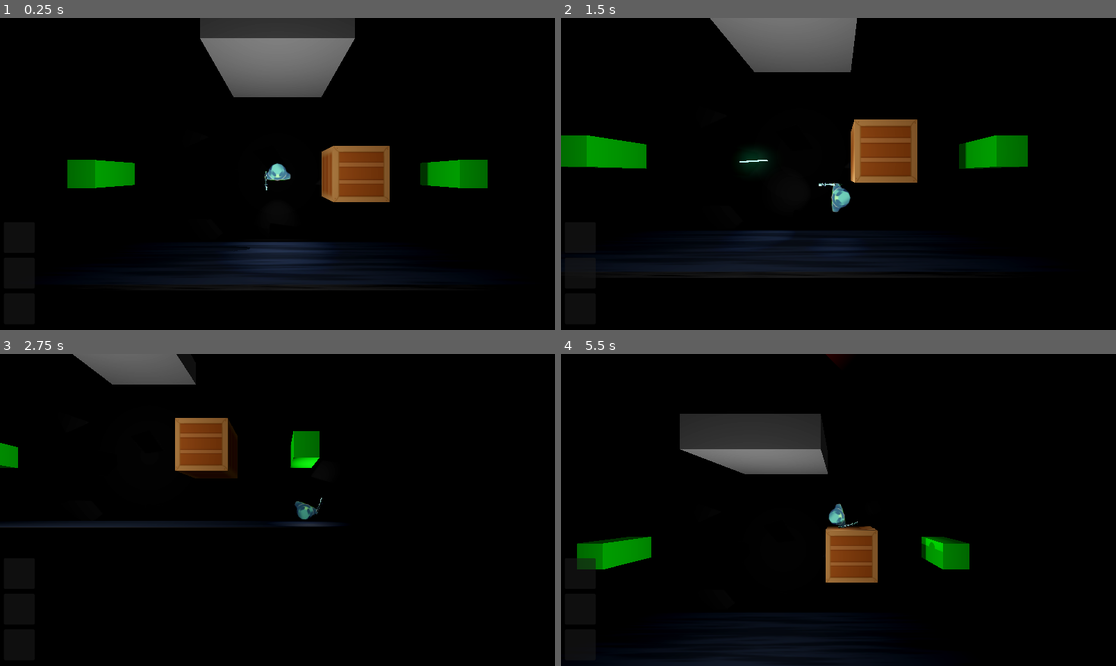
Above: before the commit, frames 1-4 (two rows, left to right).
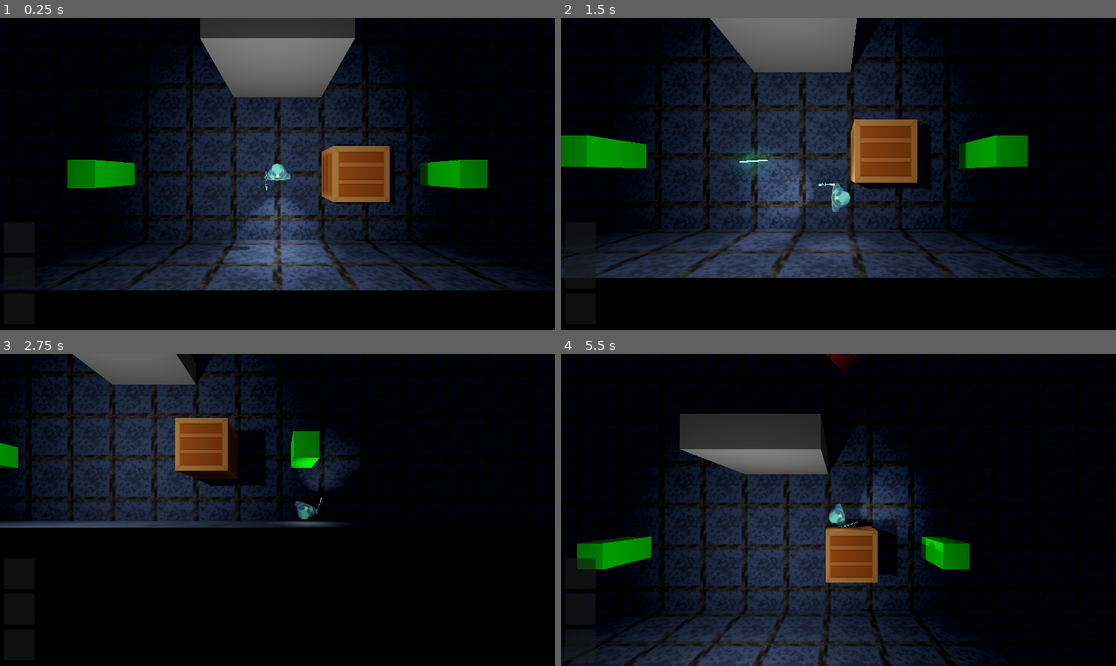
Above: after the commit, the same moments.

Repository: Evanator05/albertagamejam2023
Game: Godot game, scene res://Scenes/Level.tscn
The game is run twice, just before and just after one commit, with the same random seed, the same clock (stepped at 60 frames per second) and the same inputs. The engine's default icon, where the game draws it, is replaced by a stand-in: a white triangle on a blue panel in a dark square.
Inputs (mouse positions are in pixels of both pictures, inside the frame that each line leads up to):
- Up to frame 1 (0.25 s): no input
- Up to frame 2 (1.5 s): move the mouse to (960, 158) at 0.52 s; hold D (moveRight) 0.53-1.28 s; tap E (interact) at 0.6 s; move the mouse to (727, 189) at 1.27 s; hold S (moveDown) from 1.28 s (still down); click (727, 189) at 1.35 s
- Up to frame 3 (2.75 s): move the mouse to (333, 441) at 2.02 s; release S (moveDown) at 2.03 s; hold D (moveRight) from 2.03 s (still down); tap E (interact) at 2.1 s
- Up to frame 4 (5.5 s): move the mouse to (810, 572) at 2.77 s; release D (moveRight) at 2.78 s; hold W (moveUp) 2.78-3.53 s; click (810, 572) at 2.85 s; move the mouse to (1005, 556) at 3.52 s; hold A (moveLeft) 3.53-5.03 s; tap E (interact) at 3.6, 5.1 s; move the mouse to (672, 463) at 4.27 s; click (672, 463) at 4.35 s; move the mouse to (866, 510) at 5.02 s; hold S (moveDown) from 5.03 s (still down)

The runs differ from the first frame. In frame 1, 27% of the frame differs, in the area x 0-100%, y 8-88%; in frame 2, 31%, in the area x 0-100%, y 0-84%; in frame 3, 17%; in frame 4, 24%.

Commit message:
finally

Diff:
--- a/Scenes/Level 2.tscn
+++ b/Scenes/Level 2.tscn
@@ -1,7 +1,6 @@
-[gd_scene load_steps=11 format=3 uid="uid://b4wt6ch0fhyvh"]
+[gd_scene load_steps=10 format=3 uid="uid://b4wt6ch0fhyvh"]
 
 [ext_resource type="PackedScene" uid="uid://dpikd35h2mjce" path="res://Objects/Player.tscn" id="1_aeu2q"]
-[ext_resource type="Material" uid="uid://dh40gfqmsavuk" path="res://Materials/map.material" id="1_n0tc3"]
 [ext_resource type="PackedScene" uid="uid://dj7iccj4gx0yh" path="res://Objects/Buttons/MultiButton.tscn" id="2_alxov"]
 [ext_resource type="PackedScene" uid="uid://c1rkum0jnbvdo" path="res://Objects/Door.tscn" id="2_c024h"]
 [ext_resource type="PackedScene" uid="uid://b5jhlu5cuucef" path="res://Objects/Button.tscn" id="3_8dvch"]
@@ -21,7 +20,6 @@
 navigation_mesh = SubResource("NavigationMesh_ejvsc")
 
 [node name="CSGCombiner3D" type="CSGCombiner3D" parent="NavigationRegion3D"]
-material_override = ExtResource("1_n0tc3")
 use_collision = true
 
 [node name="CSGBox3D" type="CSGBox3D" parent="NavigationRegion3D/CSGCombiner3D"]
--- a/Scenes/Level 4.tscn
+++ b/Scenes/Level 4.tscn
@@ -1,7 +1,6 @@
-[gd_scene load_steps=9 format=3 uid="uid://bi66hobgyprrm"]
+[gd_scene load_steps=8 format=3 uid="uid://bi66hobgyprrm"]
 
 [ext_resource type="PackedScene" uid="uid://c1rkum0jnbvdo" path="res://Objects/Door.tscn" id="1_0ef3s"]
-[ext_resource type="Material" uid="uid://dh40gfqmsavuk" path="res://Materials/map.material" id="1_vcllc"]
 [ext_resource type="PackedScene" uid="uid://dj7iccj4gx0yh" path="res://Objects/Buttons/MultiButton.tscn" id="2_5unpc"]
 [ext_resource type="PackedScene" uid="uid://b5jhlu5cuucef" path="res://Objects/Button.tscn" id="3_b5cxu"]
 [ext_resource type="PackedScene" uid="uid://dpikd35h2mjce" path="res://Objects/Player.tscn" id="4_3o4sd"]
@@ -19,7 +18,6 @@
 navigation_mesh = SubResource("NavigationMesh_jp448")
 
 [node name="CSGCombiner3D" type="CSGCombiner3D" parent="NavigationRegion3D"]
-material_override = ExtResource("1_vcllc")
 use_collision = true
 
 [node name="CSGBox3D" type="CSGBox3D" parent="NavigationRegion3D/CSGCombiner3D"]
@@ -131,6 +129,51 @@
 transform = Transform3D(-5.96046e-08, 0, -1, 0, 1, 0, 1, 0, -5.96046e-08, -8, 0, 10)
 flip_faces = true
 size = Vector3(6, 4, 4)
+
+[node name="OmniLight3D" type="OmniLight3D" parent="NavigationRegion3D"]
+transform = Transform3D(1, 0, 0, 0, 1, 0, 0, 0, 1, 3, 0, 4)
+
+[node name="OmniLight3D2" type="OmniLight3D" parent="NavigationRegion3D"]
+transform = Transform3D(1, 0, 0, 0, 1, 0, 0, 0, 1, -12, 0, 4)
+
+[node name="OmniLight3D3" type="OmniLight3D" parent="NavigationRegion3D"]
+transform = Transform3D(1, 0, 0, 0, 1, 0, 0, 0, 1, -8, 0, 15)
+
+[node name="OmniLight3D4" type="OmniLight3D" parent="NavigationRegion3D"]
+transform = Transform3D(1, 0, 0, 0, 1, 0, 0, 0, 1, -5, 0, -5)
+
+[node name="OmniLight3D5" type="OmniLight3D" parent="NavigationRegion3D"]
+transform = Transform3D(1, 0, 0, 0, 1, 0, 0, 0, 1, -5, 0, -17)
+
+[node name="OmniLight3D7" type="OmniLight3D" parent="NavigationRegion3D"]
+transform = Transform3D(1, 0, 0, 0, 1, 0, 0, 0, 1, 2, 0, -11)
+
+[node name="OmniLight3D8" type="OmniLight3D" parent="NavigationRegion3D"]
+transform = Transform3D(1, 0, 0, 0, 1, 0, 0, 0, 1, 8, 0, -11)
+
+[node name="OmniLight3D9" type="OmniLight3D" parent="NavigationRegion3D"]
+transform = Transform3D(1, 0, 0, 0, 1, 0, 0, 0, 1, 13, 0, -11)
+
+[node name="OmniLight3D10" type="OmniLight3D" parent="NavigationRegion3D"]
+transform = Transform3D(1, 0, 0, 0, 1, 0, 0, 0, 1, 13, 0, -29)
+
+[node name="OmniLight3D11" type="OmniLight3D" parent="NavigationRegion3D"]
+transform = Transform3D(1, 0, 0, 0, 1, 0, 0, 0, 1, 6, 0, -29)
+
+[node name="OmniLight3D12" type="OmniLight3D" parent="NavigationRegion3D"]
+transform = Transform3D(1, 0, 0, 0, 1, 0, 0, 0, 1, 6, 0, -36)
+
+[node name="OmniLight3D13" type="OmniLight3D" parent="NavigationRegion3D"]
+transform = Transform3D(1, 0, 0, 0, 1, 0, 0, 0, 1, -6, 0, -28)
+
+[node name="OmniLight3D14" type="OmniLight3D" parent="NavigationRegion3D"]
+transform = Transform3D(1, 0, 0, 0, 1, 0, 0, 0, 1, -12, 0, -35)
+
+[node name="OmniLight3D15" type="OmniLight3D" parent="NavigationRegion3D"]
+transform = Transform3D(1, 0, 0, 0, 1, 0, 0, 0, 1, -12, 0, -35)
+
+[node name="OmniLight3D6" type="OmniLight3D" parent="NavigationRegion3D"]
+transform = Transform3D(1, 0, 0, 0, 1, 0, 0, 0, 1, -13, 0, -11)
 
 [node name="door" parent="." node_paths=PackedStringArray("listenFor") instance=ExtResource("1_0ef3s")]
 transform = Transform3D(1, 0, 0, 0, 1, 0, 0, 0, 1, -8, -2, 8)
--- /dev/null
+++ b/Scenes/Level 5.tscn
@@ -0,0 +1,373 @@
+[gd_scene load_steps=7 format=3 uid="uid://20vphdu1xj88"]
+
+[ext_resource type="PackedScene" uid="uid://c1rkum0jnbvdo" path="res://Objects/Door.tscn" id="1_2baco"]
+[ext_resource type="PackedScene" uid="uid://dj7iccj4gx0yh" path="res://Objects/Buttons/MultiButton.tscn" id="2_d742s"]
+[ext_resource type="PackedScene" uid="uid://b5jhlu5cuucef" path="res://Objects/Button.tscn" id="3_nppyv"]
+[ext_resource type="PackedScene" uid="uid://dpikd35h2mjce" path="res://Objects/Player.tscn" id="4_p0aaj"]
+[ext_resource type="PackedScene" uid="uid://ccoersjsjhk7s" path="res://Objects/Camera.tscn" id="5_ixshm"]
+
+[sub_resource type="NavigationMesh" id="NavigationMesh_ieqe6"]
+agent_radius = 1.0
+
+[node name="Level 5" type="Node3D"]
+
+[node name="NavigationRegion3D" type="NavigationRegion3D" parent="."]
+navigation_mesh = SubResource("NavigationMesh_ieqe6")
+
+[node name="CSGCombiner3D" type="CSGCombiner3D" parent="NavigationRegion3D"]
+use_collision = true
+
+[node name="CSGBox3D" type="CSGBox3D" parent="NavigationRegion3D/CSGCombiner3D"]
+transform = Transform3D(1, 0, 0, 0, 1, 0, 0, 0, 1, -18, 0, 0)
+flip_faces = true
+size = Vector3(4, 4, 6)
+
+[node name="CSGBox3D2" type="CSGBox3D" parent="NavigationRegion3D/CSGCombiner3D"]
+transform = Transform3D(-4.37114e-08, 0, -1, 0, 1, 0, 1, 0, -4.37114e-08, -21, 0, 5)
+flip_faces = true
+size = Vector3(4, 4, 10)
+
+[node name="CSGBox3D4" type="CSGBox3D" parent="NavigationRegion3D/CSGCombiner3D"]
+transform = Transform3D(-4.37114e-08, 0, -1, 0, 1, 0, 1, 0, -4.37114e-08, 2.46288, 0, 27)
+flip_faces = true
+size = Vector3(4, 4, 49.1436)
+
+[node name="CSGBox3D7" type="CSGBox3D" parent="NavigationRegion3D/CSGCombiner3D"]
+transform = Transform3D(-4.37114e-08, 0, -1, 0, 1, 0, 1, 0, -4.37114e-08, 34, 0, 19)
+flip_faces = true
+size = Vector3(4, 4, 10)
+
+[node name="CSGBox3D3" type="CSGBox3D" parent="NavigationRegion3D/CSGCombiner3D"]
+transform = Transform3D(-1, 0, 8.74228e-08, 0, 1, 0, -8.74228e-08, 0, -1, -24, 0, 18)
+flip_faces = true
+size = Vector3(4, 4, 22)
+
+[node name="CSGBox3D5" type="CSGBox3D" parent="NavigationRegion3D/CSGCombiner3D"]
+transform = Transform3D(-1, 0, 8.74228e-08, 0, 1, 0, -8.74228e-08, 0, -1, 27, 0, 23)
+flip_faces = true
+size = Vector3(4, 4, 12)
+
+[node name="CSGBox3D21" type="CSGBox3D" parent="NavigationRegion3D/CSGCombiner3D"]
+transform = Transform3D(-1, 0, 8.74228e-08, 0, 1, 0, -8.74228e-08, 0, -1, 23, 0, 7)
+flip_faces = true
+size = Vector3(4, 4, 12)
+
+[node name="CSGBox3D20" type="CSGBox3D" parent="NavigationRegion3D/CSGCombiner3D"]
+transform = Transform3D(-1, 0, 8.74228e-08, 0, 1, 0, -8.74228e-08, 0, -1, 15, 0, 18)
+flip_faces = true
+size = Vector3(4, 4, 8)
+
+[node name="CSGBox3D23" type="CSGBox3D" parent="NavigationRegion3D/CSGCombiner3D"]
+transform = Transform3D(-1, 0, 8.74228e-08, 0, 1, 0, -8.74228e-08, 0, -1, 15, 0, -7)
+flip_faces = true
+size = Vector3(4, 4, 8)
+
+[node name="CSGBox3D18" type="CSGBox3D" parent="NavigationRegion3D/CSGCombiner3D"]
+transform = Transform3D(1.31134e-07, 0, 1, 0, 1, 0, -1, 0, 1.31134e-07, 19, 0, 21)
+flip_faces = true
+size = Vector3(4, 4, 12)
+
+[node name="CSGBox3D19" type="CSGBox3D" parent="NavigationRegion3D/CSGCombiner3D"]
+transform = Transform3D(1.31134e-07, 0, 1, 0, 1, 0, -1, 0, 1.31134e-07, 19, 0, 15)
+flip_faces = true
+size = Vector3(4, 4, 12)
+
+[node name="CSGBox3D22" type="CSGBox3D" parent="NavigationRegion3D/CSGCombiner3D"]
+transform = Transform3D(1.31134e-07, 0, 1, 0, 1, 0, -1, 0, 1.31134e-07, 19, 0, -1)
+flip_faces = true
+size = Vector3(4, 4, 12)
+
+[node name="CSGBox3D8" type="CSGBox3D" parent="NavigationRegion3D/CSGCombiner3D"]
+transform = Transform3D(-1, 0, 8.74228e-08, 0, 1, 0, -8.74228e-08, 0, -1, 37, 0, 6.91546)
+flip_faces = true
+size = Vector3(4, 4, 28.1811)
+
+[node name="CSGBox3D9" type="CSGBox3D" parent="NavigationRegion3D/CSGCombiner3D"]
+transform = Transform3D(-1, 0, 8.74228e-08, 0, 1, 0, -8.74228e-08, 0, -1, 42, 0, 1.91546)
+flip_faces = true
+size = Vector3(4, 4, 36)
+
+[node name="CSGBox3D10" type="CSGBox3D" parent="NavigationRegion3D/CSGCombiner3D"]
+transform = Transform3D(-1, 0, 8.74228e-08, 0, 1, 0, -8.74228e-08, 0, -1, 4, 0, 22)
+flip_faces = true
+size = Vector3(4, 4, 6)
+
+[node name="CSGBox3D11" type="CSGBox3D" parent="NavigationRegion3D/CSGCombiner3D"]
+transform = Transform3D(1.31134e-07, 0, 1, 0, 1, 0, -1, 0, 1.31134e-07, -2, 0, 20)
+flip_faces = true
+size = Vector3(4, 4, 16)
+
+[node name="CSGBox3D13" type="CSGBox3D" parent="NavigationRegion3D/CSGCombiner3D"]
+transform = Transform3D(1.31134e-07, 0, 1, 0, 1, 0, -1, 0, 1.31134e-07, -4, 0, 7)
+flip_faces = true
+size = Vector3(4, 4, 12)
+
+[node name="CSGBox3D14" type="CSGBox3D" parent="NavigationRegion3D/CSGCombiner3D"]
+transform = Transform3D(-1, 0, 8.74228e-08, 0, 1, 0, -8.74228e-08, 0, -1, 4, 0, 6)
+flip_faces = true
+size = Vector3(4, 4, 6)
+
+[node name="CSGBox3D15" type="CSGBox3D" parent="NavigationRegion3D/CSGCombiner3D"]
+transform = Transform3D(-1, 0, 8.74228e-08, 0, 1, 0, -8.74228e-08, 0, -1, 4, 0, -2)
+flip_faces = true
+size = Vector3(8, 4, 10)
+
+[node name="CSGBox3D12" type="CSGBox3D" parent="NavigationRegion3D/CSGCombiner3D"]
+transform = Transform3D(1, 0, -1.74846e-07, 0, 1, 0, 1.74846e-07, 0, 1, -8, 0, 15)
+flip_faces = true
+size = Vector3(4, 4, 12)
+
+[node name="CSGBox3D16" type="CSGBox3D" parent="NavigationRegion3D/CSGCombiner3D"]
+transform = Transform3D(1.31134e-07, 0, 1, 0, 1, 0, -1, 0, 1.31134e-07, -4, 0, 14)
+flip_faces = true
+size = Vector3(4, 4, 6)
+
+[node name="CSGBox3D24" type="CSGBox3D" parent="NavigationRegion3D/CSGCombiner3D"]
+transform = Transform3D(1.31134e-07, 0, 1, 0, 1, 0, -1, 0, 1.31134e-07, 19, 0, -7)
+flip_faces = true
+size = Vector3(4, 4, 6)
+
+[node name="CSGBox3D25" type="CSGBox3D" parent="NavigationRegion3D/CSGCombiner3D"]
+transform = Transform3D(1.31134e-07, 0, 1, 0, 1, 0, -1, 0, 1.31134e-07, 46, 0, -2.992)
+flip_faces = true
+size = Vector3(4, 4, 6)
+
+[node name="CSGBox3D36" type="CSGBox3D" parent="NavigationRegion3D/CSGCombiner3D"]
+transform = Transform3D(1, 0, -1.74846e-07, 0, 1, 0, 1.74846e-07, 0, 1, 42, 0, -21.992)
+flip_faces = true
+size = Vector3(4, 4, 6)
+
+[node name="CSGBox3D26" type="CSGBox3D" parent="NavigationRegion3D/CSGCombiner3D"]
+transform = Transform3D(1.31134e-07, 0, 1, 0, 1, 0, -1, 0, 1.31134e-07, 46.9979, 0, 9)
+flip_faces = true
+size = Vector3(4, 4, 6)
+
+[node name="CSGBox3D29" type="CSGBox3D" parent="NavigationRegion3D/CSGCombiner3D"]
+transform = Transform3D(1, 0, -1.74846e-07, 0, 1, 0, 1.74846e-07, 0, 1, 33.9979, 0, 23)
+flip_faces = true
+size = Vector3(4, 4, 6)
+
+[node name="CSGBox3D31" type="CSGBox3D" parent="NavigationRegion3D/CSGCombiner3D"]
+transform = Transform3D(1, 0, -1.74846e-07, 0, 1, 0, 1.74846e-07, 0, 1, 55.9979, 0, 21)
+flip_faces = true
+size = Vector3(4, 4, 10)
+
+[node name="CSGBox3D32" type="CSGBox3D" parent="NavigationRegion3D/CSGCombiner3D"]
+transform = Transform3D(1.31134e-07, 0, 1, 0, 1, 0, -1, 0, 1.31134e-07, 48.9979, 0, 18)
+flip_faces = true
+size = Vector3(4, 4, 18)
+
+[node name="CSGBox3D30" type="CSGBox3D" parent="NavigationRegion3D/CSGCombiner3D"]
+transform = Transform3D(1, 0, -1.74846e-07, 0, 1, 0, 1.74846e-07, 0, 1, 44.9979, 0, 27)
+flip_faces = true
+size = Vector3(26, 4, 6)
+
+[node name="CSGBox3D27" type="CSGBox3D" parent="NavigationRegion3D/CSGCombiner3D"]
+transform = Transform3D(1.31134e-07, 0, 1, 0, 1, 0, -1, 0, 1.31134e-07, 51.9979, 0, 9)
+flip_faces = true
+size = Vector3(8, 4, 12)
+
+[node name="CSGBox3D33" type="CSGBox3D" parent="NavigationRegion3D/CSGCombiner3D"]
+transform = Transform3D(-4.37114e-08, 0, -1, 0, 1, 0, 1, 0, -4.37114e-08, 20.9979, 0, 8)
+flip_faces = true
+size = Vector3(4, 4, 6)
+
+[node name="CSGBox3D34" type="CSGBox3D" parent="NavigationRegion3D/CSGCombiner3D"]
+transform = Transform3D(-4.37114e-08, 0, -1, 0, 1, 0, 1, 0, -4.37114e-08, 12.9979, 0, 8)
+flip_faces = true
+size = Vector3(8, 4, 12)
+
+[node name="CSGBox3D28" type="CSGBox3D" parent="NavigationRegion3D/CSGCombiner3D"]
+transform = Transform3D(1.31134e-07, 0, 1, 0, 1, 0, -1, 0, 1.31134e-07, 51.9979, 0, -3)
+flip_faces = true
+size = Vector3(8, 4, 12)
+
+[node name="CSGBox3D35" type="CSGBox3D" parent="NavigationRegion3D/CSGCombiner3D"]
+transform = Transform3D(1.31134e-07, 0, 1, 0, 1, 0, -1, 0, 1.31134e-07, 41.9979, 0, -16)
+flip_faces = true
+size = Vector3(8, 4, 12)
+
+[node name="CSGBox3D17" type="CSGBox3D" parent="NavigationRegion3D/CSGCombiner3D"]
+transform = Transform3D(1.31134e-07, 0, 1, 0, 1, 0, -1, 0, 1.31134e-07, 0, 0, 14)
+flip_faces = true
+size = Vector3(6, 4, 8)
+
+[node name="OmniLight3D" type="OmniLight3D" parent="NavigationRegion3D"]
+transform = Transform3D(1, 0, 0, 0, 1, 0, 0, 0, 1, -18.0132, 0, 0)
+
+[node name="OmniLight3D3" type="OmniLight3D" parent="NavigationRegion3D"]
+transform = Transform3D(1, 0, 0, 0, 1, 0, 0, 0, 1, -24.0132, 0, 5)
+
+[node name="OmniLight3D4" type="OmniLight3D" parent="NavigationRegion3D"]
+transform = Transform3D(1, 0, 0, 0, 1, 0, 0, 0, 1, -24.0132, 0, 16)
+
+[node name="OmniLight3D5" type="OmniLight3D" parent="NavigationRegion3D"]
+transform = Transform3D(1, 0, 0, 0, 1, 0, 0, 0, 1, -24.0132, 0, 27)
+
+[node name="OmniLight3D6" type="OmniLight3D" parent="NavigationRegion3D"]
+transform = Transform3D(1, 0, 0, 0, 1, 0, 0, 0, 1, -24.0132, 0, 27)
+
+[node name="OmniLight3D7" type="OmniLight3D" parent="NavigationRegion3D"]
+transform = Transform3D(1, 0, 0, 0, 1, 0, 0, 0, 1, -7.01325, 0, 27)
+
+[node name="OmniLight3D8" type="OmniLight3D" parent="NavigationRegion3D"]
+transform = Transform3D(1, 0, 0, 0, 1, 0, 0, 0, 1, 14.9868, 0, 27)
+
+[node name="OmniLight3D9" type="OmniLight3D" parent="NavigationRegion3D"]
+transform = Transform3D(1, 0, 0, 0, 1, 0, 0, 0, 1, 45.9868, 0, 27)
+
+[node name="OmniLight3D10" type="OmniLight3D" parent="NavigationRegion3D"]
+transform = Transform3D(1, 0, 0, 0, 1, 0, 0, 0, 1, 55.9868, 0, 23)
+
+[node name="OmniLight3D11" type="OmniLight3D" parent="NavigationRegion3D"]
+transform = Transform3D(1, 0, 0, 0, 1, 0, 0, 0, 1, 52.9868, 0, 9)
+
+[node name="OmniLight3D12" type="OmniLight3D" parent="NavigationRegion3D"]
+transform = Transform3D(1, 0, 0, 0, 1, 0, 0, 0, 1, 51.9868, 0, -3)
+
+[node name="OmniLight3D13" type="OmniLight3D" parent="NavigationRegion3D"]
+transform = Transform3D(1, 0, 0, 0, 1, 0, 0, 0, 1, 36.9868, 0, -3)
+
+[node name="OmniLight3D14" type="OmniLight3D" parent="NavigationRegion3D"]
+transform = Transform3D(1, 0, 0, 0, 1, 0, 0, 0, 1, 41.9868, 0, -3)
+
+[node name="OmniLight3D29" type="OmniLight3D" parent="NavigationRegion3D"]
+transform = Transform3D(1, 0, 0, 0, 1, 0, 0, 0, 1, 41.9868, 0, -20)
+
+[node name="OmniLight3D15" type="OmniLight3D" parent="NavigationRegion3D"]
+transform = Transform3D(1, 0, 0, 0, 1, 0, 0, 0, 1, 14.9868, 0, -6)
+
+[node name="OmniLight3D16" type="OmniLight3D" parent="NavigationRegion3D"]
+transform = Transform3D(1, 0, 0, 0, 1, 0, 0, 0, 1, 19.9868, 0, -7)
+
+[node name="OmniLight3D17" type="OmniLight3D" parent="NavigationRegion3D"]
+transform = Transform3D(1, 0, 0, 0, 1, 0, 0, 0, 1, 22.9868, 0, 8)
+
+[node name="OmniLight3D18" type="OmniLight3D" parent="NavigationRegion3D"]
+transform = Transform3D(1, 0, 0, 0, 1, 0, 0, 0, 1, 19.9868, 0, -1)
+
+[node name="OmniLight3D19" type="OmniLight3D" parent="NavigationRegion3D"]
+transform = Transform3D(1, 0, 0, 0, 1, 0, 0, 0, 1, 14.9868, 0, 15)
+
+[node name="OmniLight3D20" type="OmniLight3D" parent="NavigationRegion3D"]
+transform = Transform3D(1, 0, 0, 0, 1, 0, 0, 0, 1, 22.9868, 0, 21)
+
+[node name="OmniLight3D21" type="OmniLight3D" parent="NavigationRegion3D"]
+transform = Transform3D(1, 0, 0, 0, 1, 0, 0, 0, 1, 36.9868, 0, 19)
+
+[node name="OmniLight3D22" type="OmniLight3D" parent="NavigationRegion3D"]
+transform = Transform3D(1, 0, 0, 0, 1, 0, 0, 0, 1, 12.9868, 0, 8)
+
+[node name="OmniLight3D23" type="OmniLight3D" parent="NavigationRegion3D"]
+transform = Transform3D(1, 0, 0, 0, 1, 0, 0, 0, 1, 3.98675, 0, -2)
+
+[node name="OmniLight3D24" type="OmniLight3D" parent="NavigationRegion3D"]
+transform = Transform3D(1, 0, 0, 0, 1, 0, 0, 0, 1, 3.98675, 0, 7)
+
+[node name="OmniLight3D25" type="OmniLight3D" parent="NavigationRegion3D"]
+transform = Transform3D(1, 0, 0, 0, 1, 0, 0, 0, 1, -8.01325, 0, 7)
+
+[node name="OmniLight3D26" type="OmniLight3D" parent="NavigationRegion3D"]
+transform = Transform3D(1, 0, 0, 0, 1, 0, 0, 0, 1, -8.01325, 0, 20)
+
+[node name="OmniLight3D27" type="OmniLight3D" parent="NavigationRegion3D"]
+transform = Transform3D(1, 0, 0, 0, 1, 0, 0, 0, 1, 3.98675, 0, 20)
+
+[node name="OmniLight3D28" type="OmniLight3D" parent="NavigationRegion3D"]
+transform = Transform3D(1, 0, 0, 0, 1, 0, 0, 0, 1, -0.0132484, 0, 14)
+
+[node name="door" parent="." node_paths=PackedStringArray("listenFor") instance=ExtResource("1_2baco")]
+transform = Transform3D(1, 0, 0, 0, 1, 0, 0, 0, 1, 4, -2, 4)
+listenFor = NodePath("../MultiButton")
+
+[node name="MultiButton" parent="." instance=ExtResource("2_d742s")]
+
+[node name="Button" parent="MultiButton" instance=ExtResource("3_nppyv")]
+transform = Transform3D(0.32, 0, 0, 0, -5.33279e-08, -0.285, 0, 1.22, -1.24577e-08, 1.01, -0.76, 4.01)
+timerLength = 3.0
+
+[node name="Player" parent="." node_paths=PackedStringArray("camera") instance=ExtResource("4_p0aaj")]
+transform = Transform3D(1, 0, 0, 0, 1, 0, 0, 0, 1, -18, -1, 0)
+camera = NodePath("../Camera3D")
+
+[node name="Camera3D" parent="." node_paths=PackedStringArray("track") instance=ExtResource("5_ixshm")]
+transform = Transform3D(1, 0, 0, 0, -4.37114e-08, 1, 0, -1, -4.37114e-08, -18, 0, 0)
+track = NodePath("../Player")
+
+[node name="door2" parent="." node_paths=PackedStringArray("listenFor") instance=ExtResource("1_2baco")]
+transform = Transform3D(1, 0, 0, 0, 1, 0, 0, 0, 1, 4, -2, 24)
+listenFor = NodePath("../MultiButton2")
+
+[node name="MultiButton2" parent="." instance=ExtResource("2_d742s")]
+
+[node name="Button" parent="MultiButton2" instance=ExtResource("3_nppyv")]
+transform = Transform3D(0.2, 0, 0, 0, -7.73692e-08, -0.2, 0, 1.77, -8.74228e-09, 1.155, -0.85, 23.555)
+timerLength = 3.0
+
+[node name="door3" parent="." node_paths=PackedStringArray("listenFor") instance=ExtResource("1_2baco")]
+transform = Transform3D(-4.37114e-08, 0, -1, 0, 1, 0, 1, 0, -4.37114e-08, -5, -2, 14)
+listenFor = NodePath("../MultiButton3")
+
+[node name="MultiButton3" parent="." instance=ExtResource("2_d742s")]
+
+[node name="Button" parent="MultiButton3" instance=ExtResource("3_nppyv")]
+transform = Transform3D(-6.99382e-09, -1.27, 0, 0.16, -5.55135e-08, 0, 0, 0, 0.175, -4.97949, 0, 11.3632)
+timerLength = 3.0
+
+[node name="door4" parent="." node_paths=PackedStringArray("listenFor") instance=ExtResource("1_2baco")]
+transform = Transform3D(1, 0, 0, 0, 1, 0, 0, 0, 1, 34, -2, 22)
+listenFor = NodePath("../MultiButton9")
+
+[node name="door5" parent="." node_paths=PackedStringArray("listenFor") instance=ExtResource("1_2baco")]
+transform = Transform3D(-4.37114e-08, 0, -1, 0, 1, 0, 1, 0, -4.37114e-08, 45, -2, 9)
+listenFor = NodePath("../MultiButton6")
+
+[node name="door6" parent="." node_paths=PackedStringArray("listenFor") instance=ExtResource("1_2baco")]
+transform = Transform3D(-4.37114e-08, 0, -1, 0, 1, 0, 1, 0, -4.37114e-08, 45, -2, -3)
+listenFor = NodePath("../MultiButton7")
+
+[node name="door7" parent="." node_paths=PackedStringArray("listenFor") instance=ExtResource("1_2baco")]
+transform = Transform3D(-4.37114e-08, 0, -1, 0, 1, 0, 1, 0, -4.37114e-08, 52, -2, 18)
+listenFor = NodePath("../MultiButton8")
+
+[node name="door9" parent="." node_paths=PackedStringArray("listenFor") instance=ExtResource("1_2baco")]
+transform = Transform3D(-4.37114e-08, 0, 1, 0, 1, 0, -1, 0, -4.37114e-08, 20, -2, 8)
+listenFor = NodePath("../MultiButton5")
+
+[node name="door10" parent="." node_paths=PackedStringArray("listenFor") instance=ExtResource("1_2baco")]
+transform = Transform3D(-4.37114e-08, 0, -1, 0, 1, 0, 1, 0, -4.37114e-08, 18, -2, -7)
+listenFor = NodePath("../MultiButton4")
+
+[node name="MultiButton4" parent="." instance=ExtResource("2_d742s")]
+
+[node name="Button" parent="MultiButton4" instance=ExtResource("3_nppyv")]
+transform = Transform3D(1, 0, 0, 0, 1, 0, 0, 0, 1, 4, -1, -4)
+timerLength = 45.0
+
+[node name="MultiButton5" parent="." instance=ExtResource("2_d742s")]
+
+[node name="Button" parent="MultiButton5" instance=ExtResource("3_nppyv")]
+transform = Transform3D(-6.55671e-09, 1.25, 0, -0.15, -5.46392e-08, 0, 0, 0, 0.15, 20, -0.295, 11)
+timerLength = 3.0
+
+[node name="MultiButton7" parent="." instance=ExtResource("2_d742s")]
+
+[node name="Button" parent="MultiButton7" instance=ExtResource("3_nppyv")]
+transform = Transform3D(-6.55671e-09, -1.195, 0, 0.15, -5.22351e-08, 0, 0, 0, 0.15, 45, -1, -6)
+timerLength = 3.0
+
+[node name="MultiButton6" parent="." instance=ExtResource("2_d742s")]
+
+[node name="Button" parent="MultiButton6" instance=ExtResource("3_nppyv")]
+transform = Transform3D(-1.00536e-08, -1.175, 0, 0.23, -5.13609e-08, 0, 0, 0, 0.23, 45, -1, 6)
+timerLength = 3.0
+
+[node name="MultiButton8" parent="." instance=ExtResource("2_d742s")]
+
+[node name="Button" parent="MultiButton8" instance=ExtResource("3_nppyv")]
+transform = Transform3D(0.445, 0, 0, 0, -1.94516e-08, -0.445, 0, 0.445, -1.94516e-08, 53, -1, 16)
+
+[node name="MultiButton9" parent="." instance=ExtResource("2_d742s")]
+
+[node name="Button" parent="MultiButton9" instance=ExtResource("3_nppyv")]
+transform = Transform3D(0.36, 0, 0, 0, -1.57361e-08, 0.36, 0, -0.36, -1.57361e-08, 31, 0, 21)
--- a/Scenes/Level.tscn
+++ b/Scenes/Level.tscn
@@ -1,10 +1,9 @@
-[gd_scene load_steps=20 format=3 uid="uid://cu6yi1pxoioyp"]
+[gd_scene load_steps=19 format=3 uid="uid://cu6yi1pxoioyp"]
 
 [ext_resource type="PackedScene" uid="uid://b2av77eexy866" path="res://Objects/Enemy.tscn" id="1_hkow6"]
 [ext_resource type="PackedScene" uid="uid://dpikd35h2mjce" path="res://Objects/Player.tscn" id="1_tdowx"]
 [ext_resource type="Environment" uid="uid://ptqj7rawi0cv" path="res://Environment.tres" id="1_usrg6"]
 [ext_resource type="Material" uid="uid://blsyleb4hu5g2" path="res://Materials/concrete.material" id="2_m8iry"]
-[ext_resource type="Material" uid="uid://dh40gfqmsavuk" path="res://Materials/map.material" id="2_spfl5"]
 [ext_resource type="PackedScene" uid="uid://b5jhlu5cuucef" path="res://Objects/Button.tscn" id="4_gk0ah"]
 [ext_resource type="PackedScene" uid="uid://ccoersjsjhk7s" path="res://Objects/Camera.tscn" id="5_f3vmu"]
 [ext_resource type="PackedScene" uid="uid://c1rkum0jnbvdo" path="res://Objects/Door.tscn" id="5_hsegn"]
@@ -39,7 +38,6 @@
 navigation_mesh = SubResource("NavigationMesh_83wvj")
 
 [node name="CSGCombiner3D" type="CSGCombiner3D" parent="NavigationRegion3D"]
-material_override = ExtResource("2_spfl5")
 use_collision = true
 
 [node name="CSGBox3D" type="CSGBox3D" parent="NavigationRegion3D/CSGCombiner3D"]
